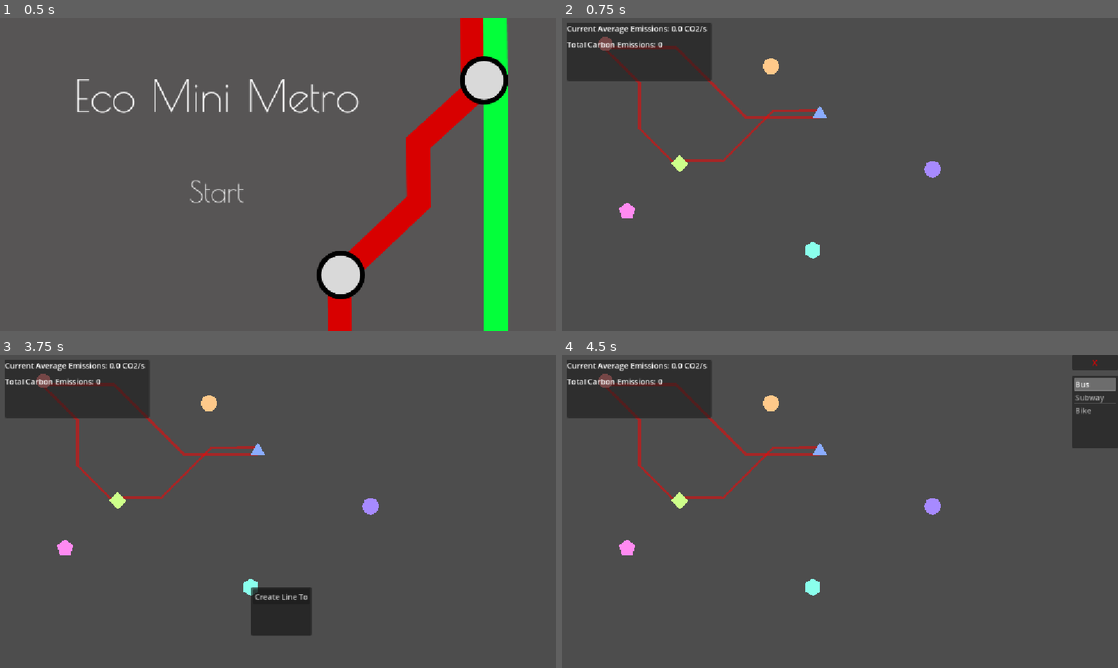
Above: before the commit, frames 1-4 (two rows, left to right).
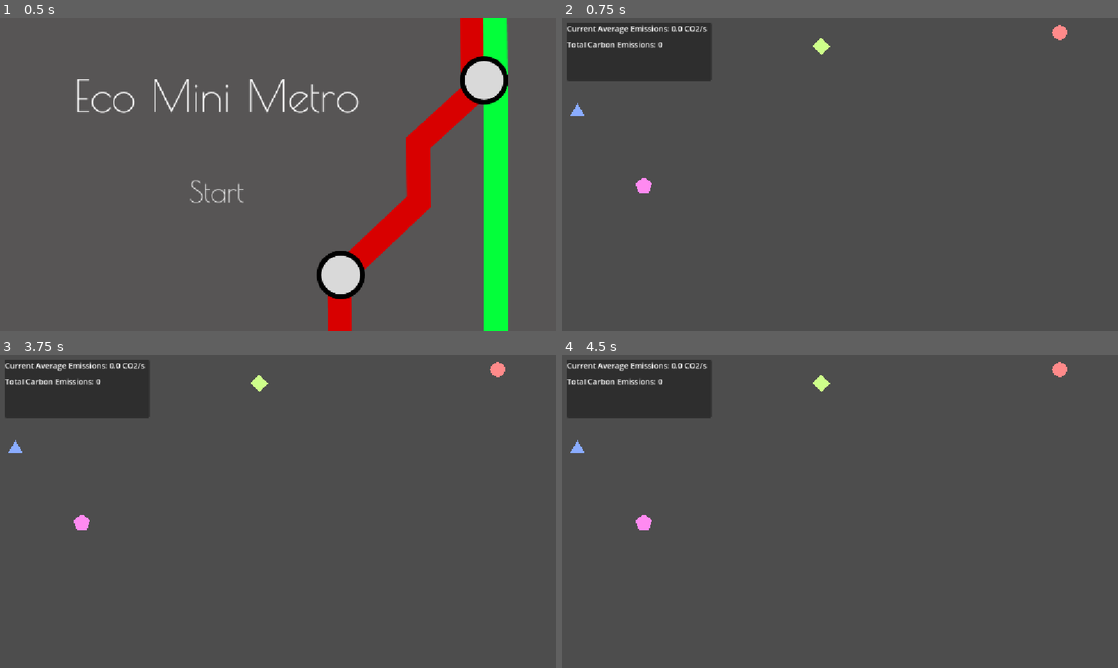
Above: after the commit, the same moments.

Repository: 9thAzure/CarbonCommuter
Game: Godot game, scene res://scenes/ui/menus/mainmenu.tscn
Same seed, same stepped clock (60 frames per second), same inputs: the game is played once before the commit and once after it.
Inputs (mouse positions are in pixels of both pictures, inside the frame that each line leads up to):
- Up to frame 1 (0.5 s): no input
- Up to frame 2 (0.75 s): click "Start" at 0.5 s
- Up to frame 3 (3.75 s): tap Enter at 1.25, 2.75 s; move the mouse to (400, 495) at 1.27 s; click (400, 495) at 1.42 s; tap Space at 2, 3.5 s; move the mouse to (166, 527) at 2.02 s; click (166, 527) at 2.17 s; move the mouse to (333, 442) at 2.77 s; click (333, 442) at 2.92 s; move the mouse to (250, 574) at 3.52 s; click (250, 574) at 3.67 s
- Up to frame 4 (4.5 s): click (845, 596) at 4.25 s, where only the run before the commit has a clickable "Create Line To"

Frame 1 is identical in both runs. In frame 2, 1.8% of the frame differs, in the area x 1-91%, y 2-77%; in frame 3, 3.4%; in frame 4, 4.0%, in the area x 1-100%, y 0-77%.

Commit message:
Random start, more frequent station spawns, etc.

Diff:
--- a/main/main.gd
+++ b/main/main.gd
@@ -5,6 +5,8 @@
 @export var station_scene: PackedScene
 @export var min_distance_between_stations: float = 60.0
 @export var max_spawn_attempts: int = 20
+
+@export var initial_spawn_count := 4
 
 @export
 var max_recordings := 10
@@ -27,6 +29,9 @@
 	shape_cast.enabled = true
 	shape_cast.collide_with_areas = true
 	shape_cast.set_collision_mask_value(15, true)  # Only detect station layer
+
+	for i in initial_spawn_count:
+		spawn_station()
 
 func _on_timer_timeout() -> void:
 	spawn_station()
--- a/main/main.tscn
+++ b/main/main.tscn
@@ -1,8 +1,7 @@
-[gd_scene load_steps=7 format=3 uid="uid://uyxbuxwhflhv"]
+[gd_scene load_steps=6 format=3 uid="uid://uyxbuxwhflhv"]
 
 [ext_resource type="Script" uid="uid://c1ed4io4y5vd5" path="res://main/main.gd" id="1_3wy1v"]
 [ext_resource type="PackedScene" uid="uid://b0bpoejkkx6vl" path="res://transport/station/station.tscn" id="1_53q0u"]
-[ext_resource type="PackedScene" uid="uid://b6qffreg11fit" path="res://transport/line/line.tscn" id="2_pjrb6"]
 [ext_resource type="PackedScene" uid="uid://dcqldbx31pi3v" path="res://menu/line_creator/line_creator.tscn" id="3_c651c"]
 [ext_resource type="PackedScene" uid="uid://7hbacueo444g" path="res://menu/popup_manager/popup_manager.tscn" id="3_xwkvk"]
 [ext_resource type="PackedScene" uid="uid://cnamwlnifx04k" path="res://menu/hud/EmissionsHud.tscn" id="6_kfbq2"]
@@ -12,46 +11,6 @@
 hud = NodePath("Test")
 station_scene = ExtResource("1_53q0u")
 
-[node name="Station" parent="." instance=ExtResource("1_53q0u")]
-position = Vector2(90, 54)
-icon_color = null
-
-[node name="Station2" parent="." instance=ExtResource("1_53q0u")]
-position = Vector2(534, 199)
-icon_color = null
-
-[node name="Station3" parent="." instance=ExtResource("1_53q0u")]
-position = Vector2(244, 302)
-icon_color = null
-
-[node name="Station4" parent="." instance=ExtResource("1_53q0u")]
-position = Vector2(135, 400)
-icon_color = null
-
-[node name="Station5" parent="." instance=ExtResource("1_53q0u")]
-position = Vector2(520, 481)
-icon_color = null
-
-[node name="Station6" parent="." instance=ExtResource("1_53q0u")]
-position = Vector2(433, 100)
-icon_color = null
-
-[node name="Station7" parent="." instance=ExtResource("1_53q0u")]
-position = Vector2(768, 313)
-icon_color = null
-
-[node name="Line" parent="." node_paths=PackedStringArray("station1", "station2") instance=ExtResource("2_pjrb6")]
-station1 = NodePath("../Station")
-station2 = NodePath("../Station2")
-
-[node name="Line2" parent="." node_paths=PackedStringArray("station1", "station2") instance=ExtResource("2_pjrb6")]
-station1 = NodePath("../Station")
-station2 = NodePath("../Station3")
-
-[node name="Line3" parent="." node_paths=PackedStringArray("station1", "station2") instance=ExtResource("2_pjrb6")]
-station1 = NodePath("../Station2")
-station2 = NodePath("../Station3")
-
 [node name="PopupManager" parent="." instance=ExtResource("3_xwkvk")]
 
 [node name="LineCreator" parent="." node_paths=PackedStringArray("hud", "line_root") instance=ExtResource("3_c651c")]
@@ -59,7 +18,7 @@
 line_root = NodePath("..")
 
 [node name="Timer" type="Timer" parent="."]
-wait_time = 60.0
+wait_time = 30.0
 autostart = true
 
 [node name="Test" parent="." instance=ExtResource("6_kfbq2")]
--- a/menu/line_creator/line_creator.tscn
+++ b/menu/line_creator/line_creator.tscn
@@ -6,11 +6,15 @@
 script = ExtResource("1_bni12")
 
 [node name="VBoxContainer" type="VBoxContainer" parent="."]
-anchors_preset = 1
+anchors_preset = -1
 anchor_left = 1.0
+anchor_top = 0.45400003
 anchor_right = 1.0
-offset_left = -95.0
-offset_bottom = 193.0
+anchor_bottom = 0.45400003
+offset_left = -119.0
+offset_top = -81.19202
+offset_right = -24.0
+offset_bottom = 111.80798
 grow_horizontal = 0
 
 [node name="CancelButton" type="Button" parent="VBoxContainer"]
